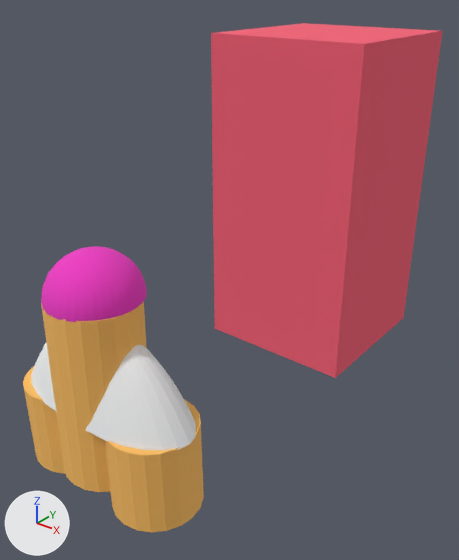
Renders of the OBJ model Space Rush/Assets/Spaceship/tinker.obj from each side of a commit.
The view is the same before and after, from a camera (50 mm lens) standing at (86.6, -82.1, 67.5) and looking at (21.8, -1.0, 17.2). The lights are fixed; the arrows at lower left show +X, +Y and +Z. Where no turn or scale is listed for an object, it has been applied to the vertices. Vertices at the same position are counted once.

Objects in the first picture: 'obj_0'.
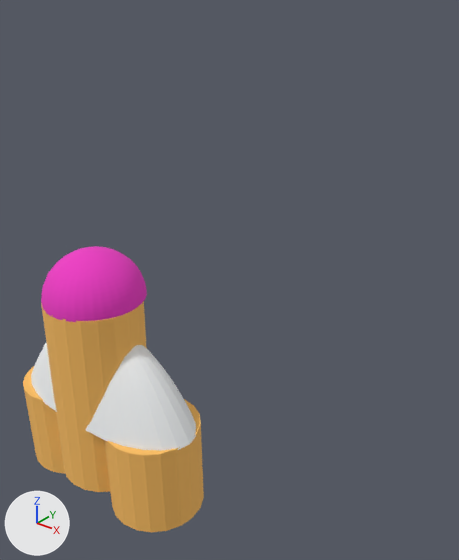
Diff of the bpy script that builds the scene:
```diff
--- a/Space Rush/Assets/Spaceship/tinker.obj.py
+++ b/Space Rush/Assets/Spaceship/tinker.obj.py
@@ me_obj_0 @@
 me_obj_0.from_pydata(...)  # 1826 vertices, 3642 faces; spans x -28.3..55.0, y -21.3..0.0, z -36.0..61.0
 # used by ob_obj_0; location = (0.0, 0.0, 0.0)
+# me_obj_0 part 1: the loose piece of 8 vertices spanning x 35.0..55.0, y -21.0..-1.0, z 21.0..61.0 is deleted
 me_obj_0.materials.append(mat_color_14093196)
 me_obj_0.materials.append(mat_color_14541540)
-me_obj_0.materials.append(mat_color_15277357)  # red #f55f75
 me_obj_0.materials.append(mat_color_16089887)
```

Location of each change, (x1, y1, x2, y2) in pixels of the pictures (459 x 560 px):
'obj_0', reshaped (57% narrower, 44% shorter)
    before: (23, 23, 442, 532)
    after: (23, 246, 204, 532)
part 1 of me_obj_0, deleted (red)
    before: (211, 23, 442, 378)
